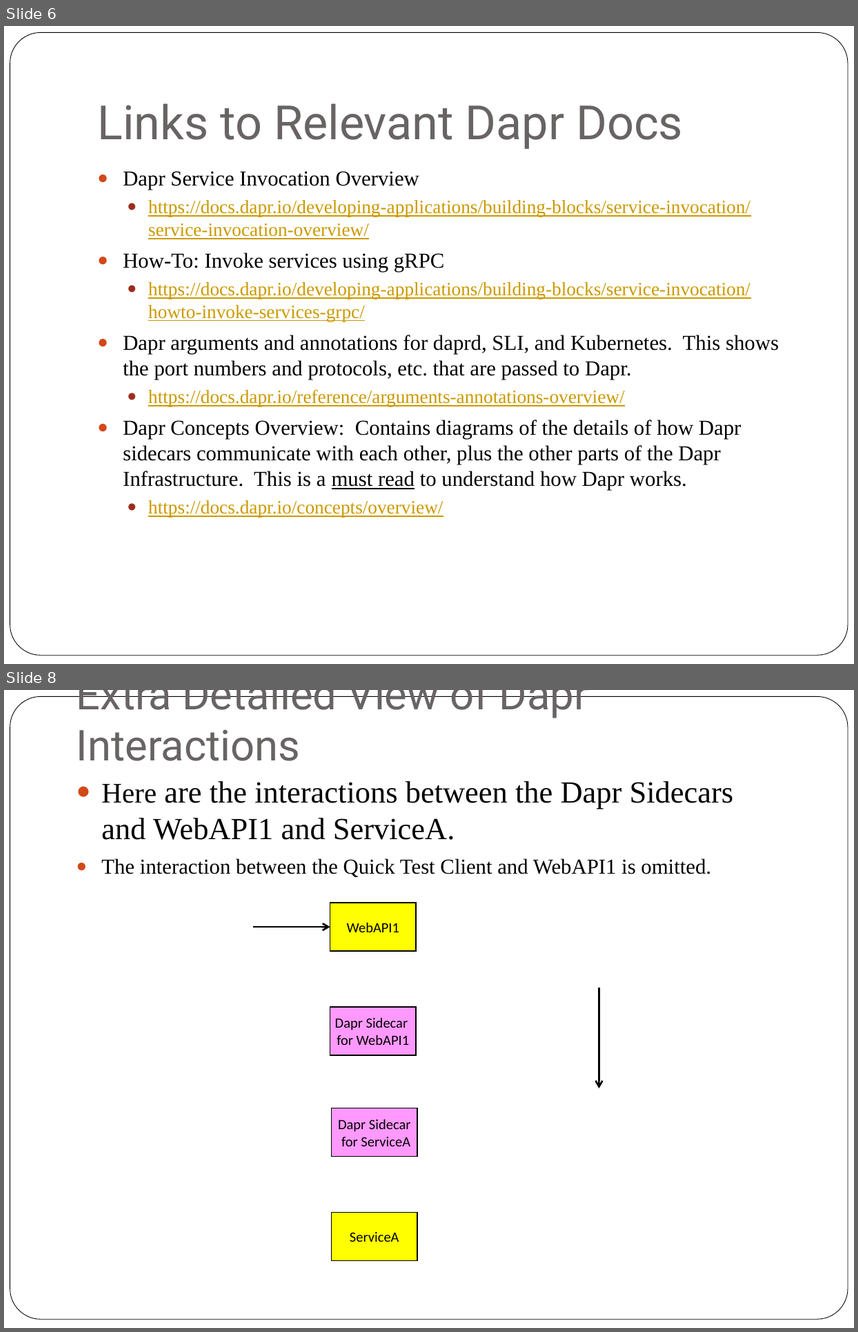
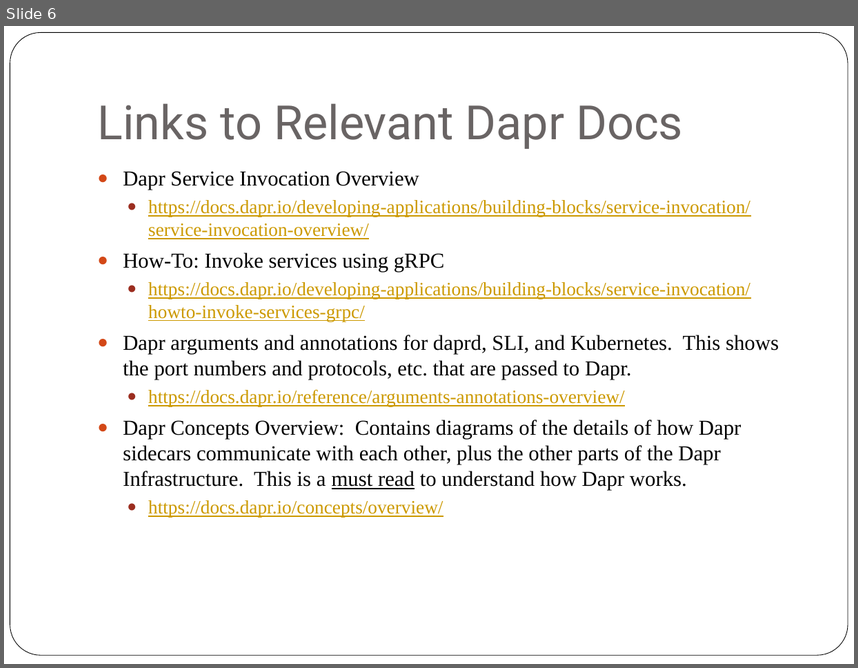
Before and after one commit to georgestevens99/DiscoverDapr, a slide deck: dapr-proxy-service-invocation/Using the Dapr Proxy for Service Invocation.pptx. Shown one above the other, each under a label of ours: slides 6 and 8 before the commit, slide 6 after it; the slides between them are not shown. The pictures are 858x1332 and 858x668 pixels, drawn with LibreOffice and Linux fonts; fonts in the diff are those of the drawing. Boxes give left, top, right and bottom in pixels: in the first picture for what was removed or moved away, otherwise in the second. Text is boxed around its words. In the diff, an @@ line names an element or a change of style, - is before the commit and + after.

```diff
--- a/dapr-proxy-service-invocation/Using the Dapr Proxy for Service Invocation.pptx
+++ b/dapr-proxy-service-invocation/Using the Dapr Proxy for Service Invocation.pptx
@@ slide 8 removed at bbox=[4, 690, 854, 1328], background #FFFFFF; not listed: 1 template element that a slide beside it also shows @@
@@ title removed at bbox=[76, 690, 588, 761] @@
-Extra Detailed View of Dapr Interactions
@@ text removed at bbox=[101, 781, 734, 877] @@
-● Here are the interactions between the Dapr Sidecars and WebAPI1 and ServiceA.
-● The interaction between the Quick Test Client and WebAPI1 is omitted.
@@ rectangle removed at bbox=[330, 903, 417, 951] @@
-WebAPI1
@@ arrow removed from (253, 926) to (330, 926) @@
@@ arrow removed from (599, 987) to (599, 1088) @@
@@ rectangle removed at bbox=[330, 1007, 417, 1056] @@
-Dapr Sidecar
-for WebAPI1
@@ rectangle removed at bbox=[331, 1108, 417, 1156] @@
-Dapr Sidecar
-for ServiceA
@@ rectangle removed at bbox=[331, 1212, 417, 1261] @@
-ServiceA
```
Also in this commit, not shown: 3 slides changed, 1 other slide removed.
